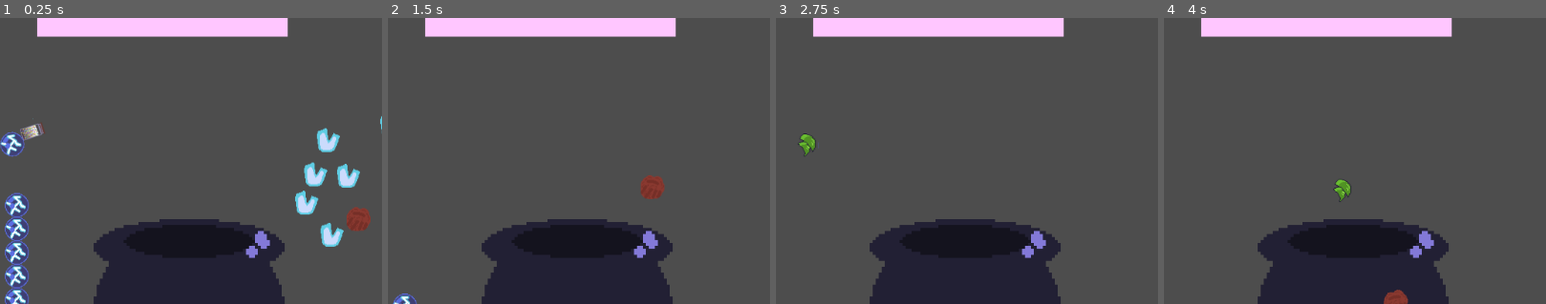
Above: before the commit, frames 1-4 (left to right).
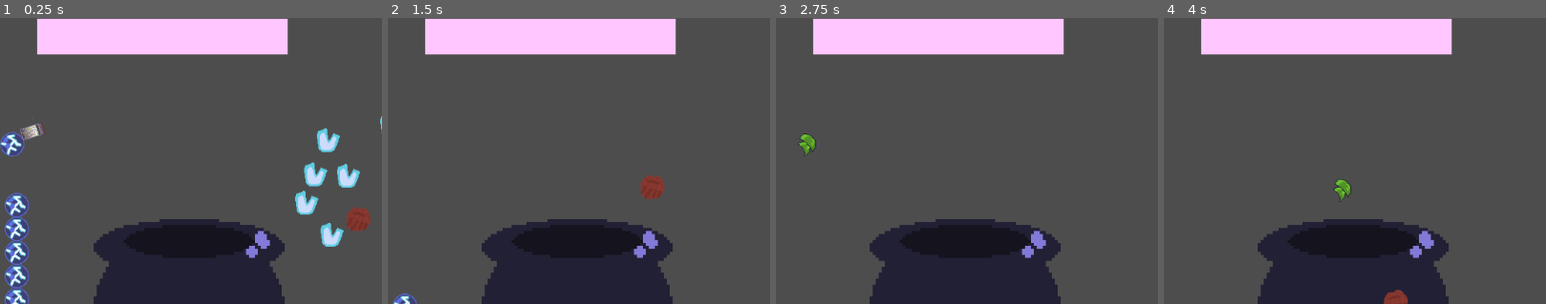
Above: after the commit, the same moments.

Repository: Mr-GEM-Bones/Cauldron-Game
Game: Godot game, scene res://Scenes/main/main.tscn
The game is run twice, just before and just after one commit, with the same random seed, the same clock (stepped at 60 frames per second) and the same inputs.
Inputs (mouse positions are % of the whole screen's width and height, from its top left):
- Up to frame 1 (0.25 s): no input
- Up to frame 2 (1.5 s): tap Enter at 0.5 s; drag from (25, 22) to (49, 53) at 0.52 s; drag from (56, 11) to (49, 53) at 1.27 s
- Up to frame 3 (2.75 s): move the mouse to (29, 64) at 2.02 s; hold Left (ui_left) from 2.03 s (still down); hold T from 2.03 s (still down); click (29, 64) at 2.17 s
- Up to frame 4 (4 s): release Left (ui_left) at 2.75 s; release T at 2.75 s; drag from (28, 23) to (46, 0) at 2.77 s; drag from (27, 22) to (55, 50) at 3.52 s
The pictures show only the part of the screen within x 24-74%, y 0-50%; the shares and areas given below are measured in that part.

The runs differ from the first frame. In frame 1, 4.6% of the frame differs, in the area x 9-76%, y 0-13%; in frame 2, 4.6%; in frame 3, 4.6%; in frame 4, 4.6%.

Commit message:
Added Signal
-Added signal connection to the overworld.

Diff:
--- a/Scenes/BackLab/Backpack.gd
+++ b/Scenes/BackLab/Backpack.gd
@@ -7,7 +7,7 @@
 var _move_velocity
 var _force = 0
 
-signal potion_dropped_in_area(body)
+#signal potion_dropped_in_area(body)
 
 # Get the gravity from the project settings to be synced with RigidBody nodes.
 #var gravity = ProjectSettings.get_setting("physics/2d/default_gravity")
@@ -56,6 +56,7 @@
 
 func _on_potion_dropped_in_area(body):
 	# This function will be called when the potion is dropped in the area
-	emit_signal("potion_dropped_in_area", body)
+	#emit_signal("potion_dropped_in_area", body)
+	get_parent().potion_dropped_in_area.emit(body)
 	print(body.ingredient)
 	body.queue_free()		#TODO: this should be called somewhere else or not.
--- /dev/null
+++ b/Scenes/BackLab/back_lab.gd
@@ -0,0 +1,3 @@
+extends Node2D
+
+signal potion_dropped_in_area(body)
--- a/Scenes/BackLab/back_lab.tscn
+++ b/Scenes/BackLab/back_lab.tscn
@@ -1,5 +1,6 @@
-[gd_scene load_steps=27 format=3 uid="uid://dx4qvcu851jd1"]
-
+[gd_scene load_steps=28 format=3 uid="uid://dx4qvcu851jd1"]
+
+[ext_resource type="Script" path="res://Scenes/BackLab/back_lab.gd" id="1_ao563"]
 [ext_resource type="Script" path="res://Scenes/BackLab/Backpack.gd" id="1_hudfh"]
 [ext_resource type="Script" path="res://Scenes/BackLab/Cauldron.gd" id="1_j5aqn"]
 [ext_resource type="Texture2D" uid="uid://b3sx6273kbxbp" path="res://Assets/Sprites/cauldronspritemain.png" id="2_b6lft"]
@@ -59,6 +60,7 @@
 [sub_resource type="CanvasTexture" id="CanvasTexture_w41iw"]
 
 [node name="BackLab" type="Node2D"]
+script = ExtResource("1_ao563")
 
 [node name="Backpack" type="CharacterBody2D" parent="."]
 collision_mask = 0
@@ -149,7 +151,7 @@
 ignore_rotation = false
 
 [node name="ExitArea" type="Area2D" parent="Backpack"]
-position = Vector2(464, 40)
+position = Vector2(464, 64)
 collision_layer = 128
 collision_mask = 2
 metadata/_edit_group_ = true
--- a/Scenes/main/main.tscn
+++ b/Scenes/main/main.tscn
@@ -30,3 +30,5 @@
 render_target_update_mode = 4
 
 [node name="Overworld" parent="VBoxContainer/SubViewportContainer2/SubViewport" instance=ExtResource("2_3n1ha")]
+
+[connection signal="potion_dropped_in_area" from="VBoxContainer/SubViewportContainer/SubViewport/BackLab" to="VBoxContainer/SubViewportContainer2/SubViewport/Overworld" method="Potion_Used"]
--- a/Scenes/overworld/overworld.gd
+++ b/Scenes/overworld/overworld.gd
@@ -65,3 +65,8 @@
 	end_combat()
 
 #GEM 01/04/2024
+
+
+func Potion_Used(body):
+	print(body.ingredient)
+	potion()
